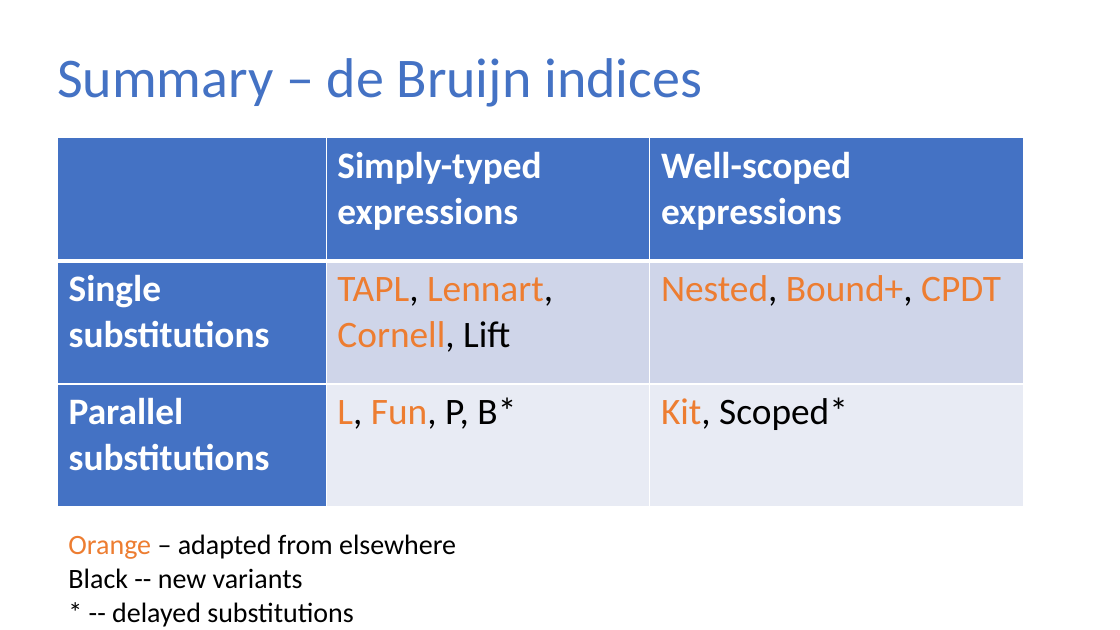
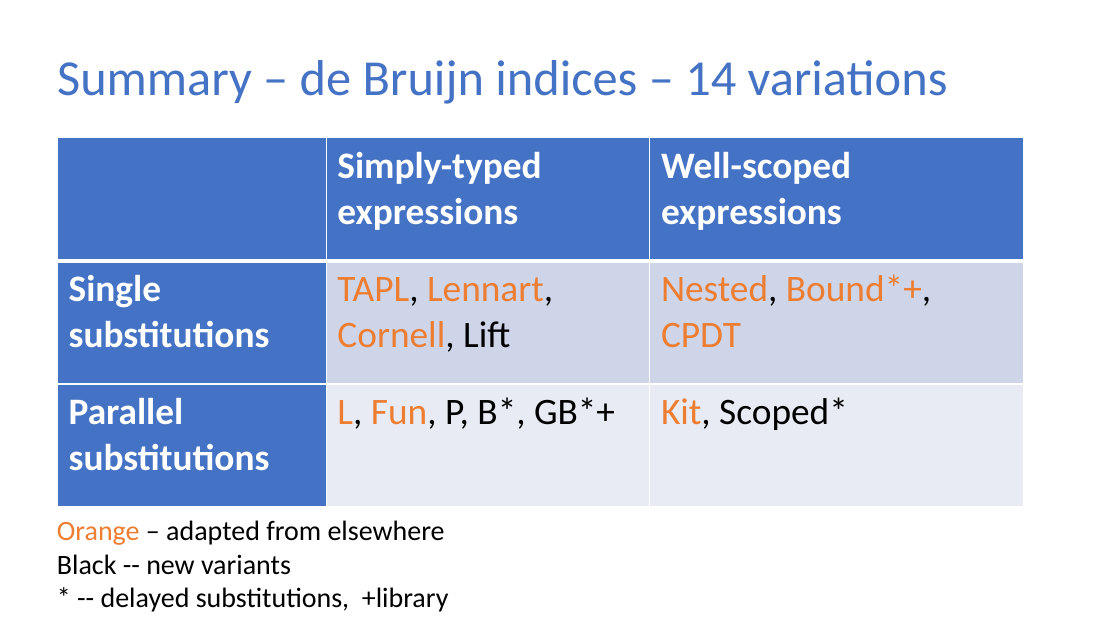
Before and after one commit to sweirich/lambda-n-ways, a slide deck: slide 21 of plclub-2021.pptx (slide 17 before the commit). Drawn at 1120x630 pixels with LibreOffice and Linux fonts; fonts in the diff are those of the drawing. Boxes give left, top, right and bottom in pixels: in the first picture for what was removed or moved away, otherwise in the second. Text is boxed around its words. In the diff, an @@ line names an element or a change of style, - is before the commit and + after.

```diff
--- a/plclub-2021.pptx
+++ b/plclub-2021.pptx
@@ title at (57,60,948,104): text changed; size 36 to 32.4 pt @@
-Summary – de Bruijn indices
+Summary – de Bruijn indices – 14 variations
@@ table at (57,138,1024,507) @@
-row 2, column 3: Nested, Bound+, CPDT
+row 2, column 3: Nested, Bound*+, CPDT
-row 3, column 2: L, Fun, P, B*
+row 3, column 2: L, Fun, P, B*, GB*+
@@ text "Orange – adapted from elsewhere ...": place and size @@
-text "Orange – adapted from elsewhere ..." at (68,534,456,627)
+text "Orange – adapted from elsewhere ..." at (57,520,449,612)
@@ text at (101,587,449,612): text changed @@
-* -- delayed substitutions
+* -- delayed substitutions, +library
```
Also in this commit, not shown: 12 other slides changed, 3 slides added, 2 slides removed, 9 other files.
